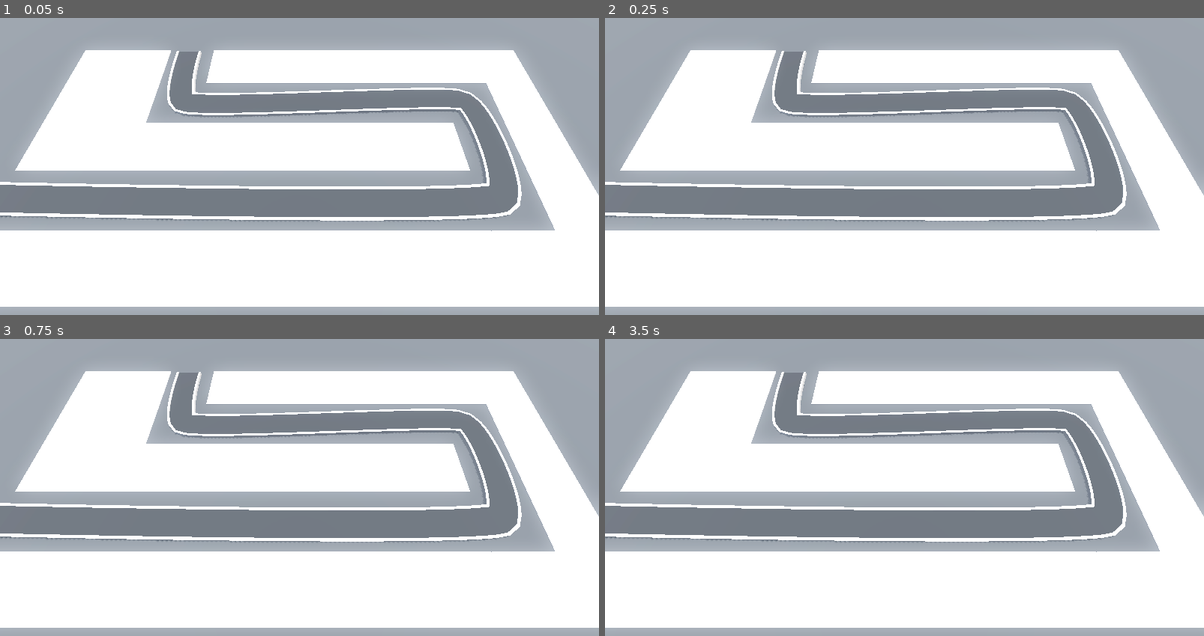
Above: before the commit, frames 1-4 (two rows, left to right).
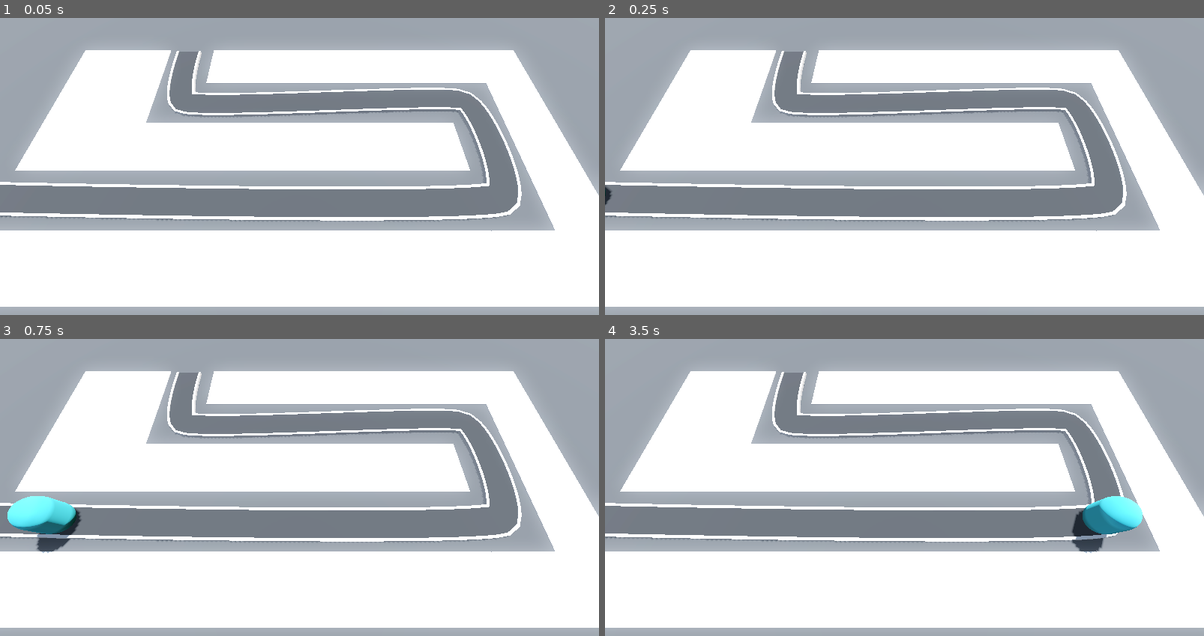
Above: after the commit, the same moments.

Repository: cpurdy-cs/Barbarian-Blaster-Class
Game: Godot game, scene res://base_level.tscn
Same seed, same stepped clock (60 frames per second), same inputs: the game is played once before the commit and once after it.
Inputs:
- Up to frame 1 (0.05 s): no input
- Up to frame 2 (0.25 s): no input
- Up to frame 3 (0.75 s): no input
- Up to frame 4 (3.5 s): no input

Frame 1 is identical in both runs. In frame 2, less than 0.1% of the frame differs, in the area x 0-2%, y 56-63%; in frame 3, 1.5%, in the area x 1-14%, y 52-73%; in frame 4, 1.4%.

Commit message:
add enemy

Diff:
--- /dev/null
+++ b/Enemy/enemy.gd
@@ -0,0 +1,13 @@
+extends PathFollow3D
+
+## The speed in m/s the enemy will move
+@export var speed :float = 10.0
+
+# Called when the node enters the scene tree for the first time.
+func _ready() -> void:
+	pass # Replace with function body.
+
+
+# Called every frame. 'delta' is the elapsed time since the previous frame.
+func _process(delta: float) -> void:
+	progress += delta * speed
--- /dev/null
+++ b/Enemy/enemy.tscn
@@ -0,0 +1,20 @@
+[gd_scene load_steps=4 format=3 uid="uid://cedg4p1ktt00c"]
+
+[ext_resource type="Script" uid="uid://dclhr4q00jc3u" path="res://Enemy/enemy.gd" id="1_2pb1h"]
+
+[sub_resource type="StandardMaterial3D" id="StandardMaterial3D_2pb1h"]
+albedo_color = Color(0.24419999, 0.6904201, 0.74, 1)
+
+[sub_resource type="CapsuleMesh" id="CapsuleMesh_xjnqo"]
+material = SubResource("StandardMaterial3D_2pb1h")
+radius = 1.0
+height = 3.0
+
+[node name="Enemy" type="PathFollow3D"]
+transform = Transform3D(0.9999959, 0, 0, 0, 1, 0, 0, 0, 0.9999959, 0, 0, 0)
+loop = false
+script = ExtResource("1_2pb1h")
+
+[node name="MeshInstance3D" type="MeshInstance3D" parent="."]
+transform = Transform3D(1, 0, 0, 0, 1, 0, 0, 0, 1, 0, 1.6, 0)
+mesh = SubResource("CapsuleMesh_xjnqo")
--- a/base_level.tscn
+++ b/base_level.tscn
@@ -1,6 +1,7 @@
-[gd_scene load_steps=9 format=3 uid="uid://dtcnxxofouqf8"]
+[gd_scene load_steps=10 format=3 uid="uid://dtcnxxofouqf8"]
 
 [ext_resource type="MeshLibrary" uid="uid://c0c3djgifhbb0" path="res://MeshLibraries/space_library.tres" id="1_bo3yr"]
+[ext_resource type="PackedScene" uid="uid://cedg4p1ktt00c" path="res://Enemy/enemy.tscn" id="2_5vx1e"]
 
 [sub_resource type="ProceduralSkyMaterial" id="ProceduralSkyMaterial_4sal3"]
 sky_horizon_color = Color(0.66224277, 0.6717428, 0.6867428, 1)
@@ -104,3 +105,7 @@
 path_u_distance = 1.0
 path_joined = false
 material = SubResource("StandardMaterial3D_eesb3")
+
+[node name="Enemy" parent="Path3D" instance=ExtResource("2_5vx1e")]
+transform = Transform3D(-0.024582524, 0, -0.99969083, 0, 1, 0, 0.99969083, 0, -0.024582524, -22.712158, 0, 5.955886)
+loop = true
Not shown, added: Enemy/enemy.gd.uid
